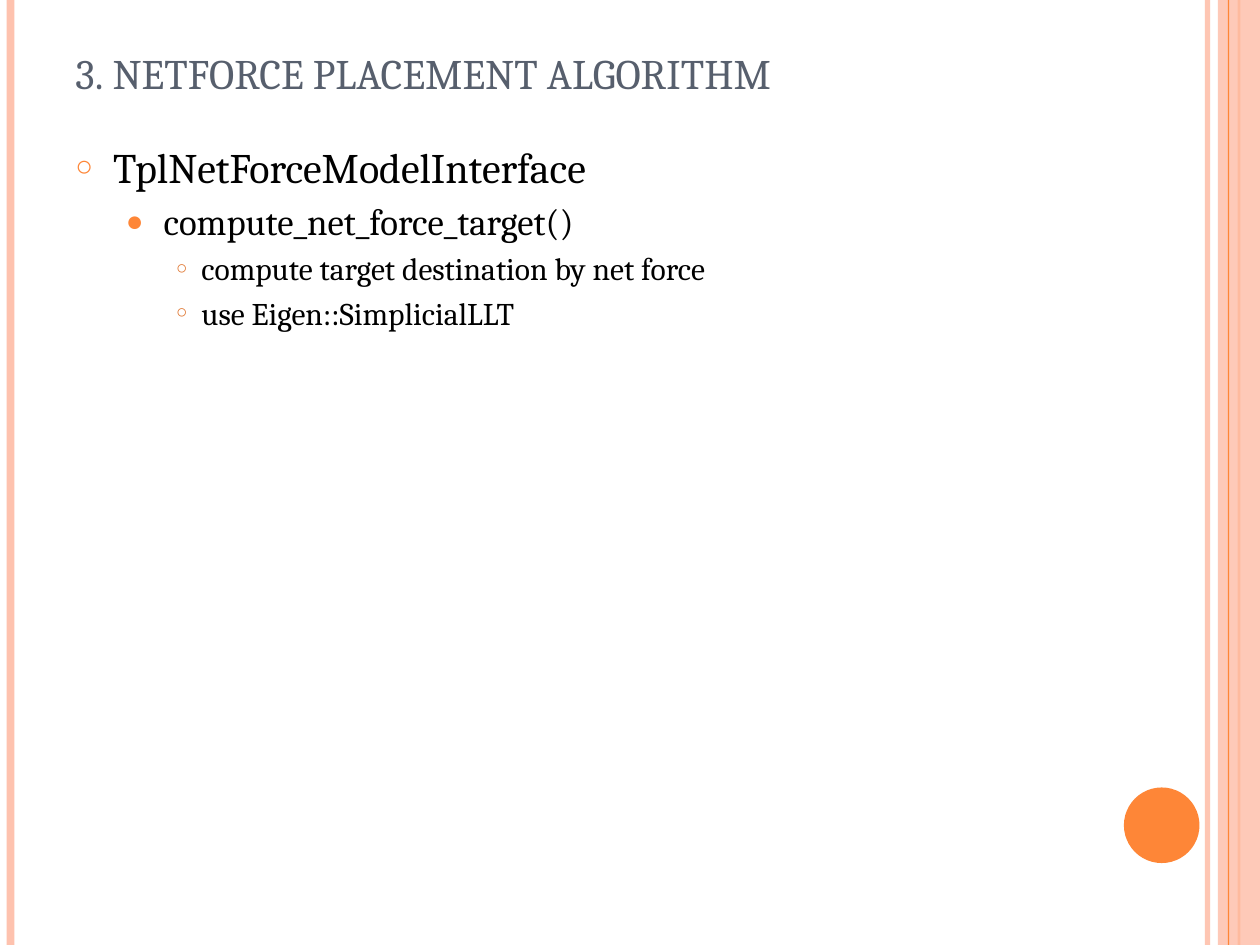
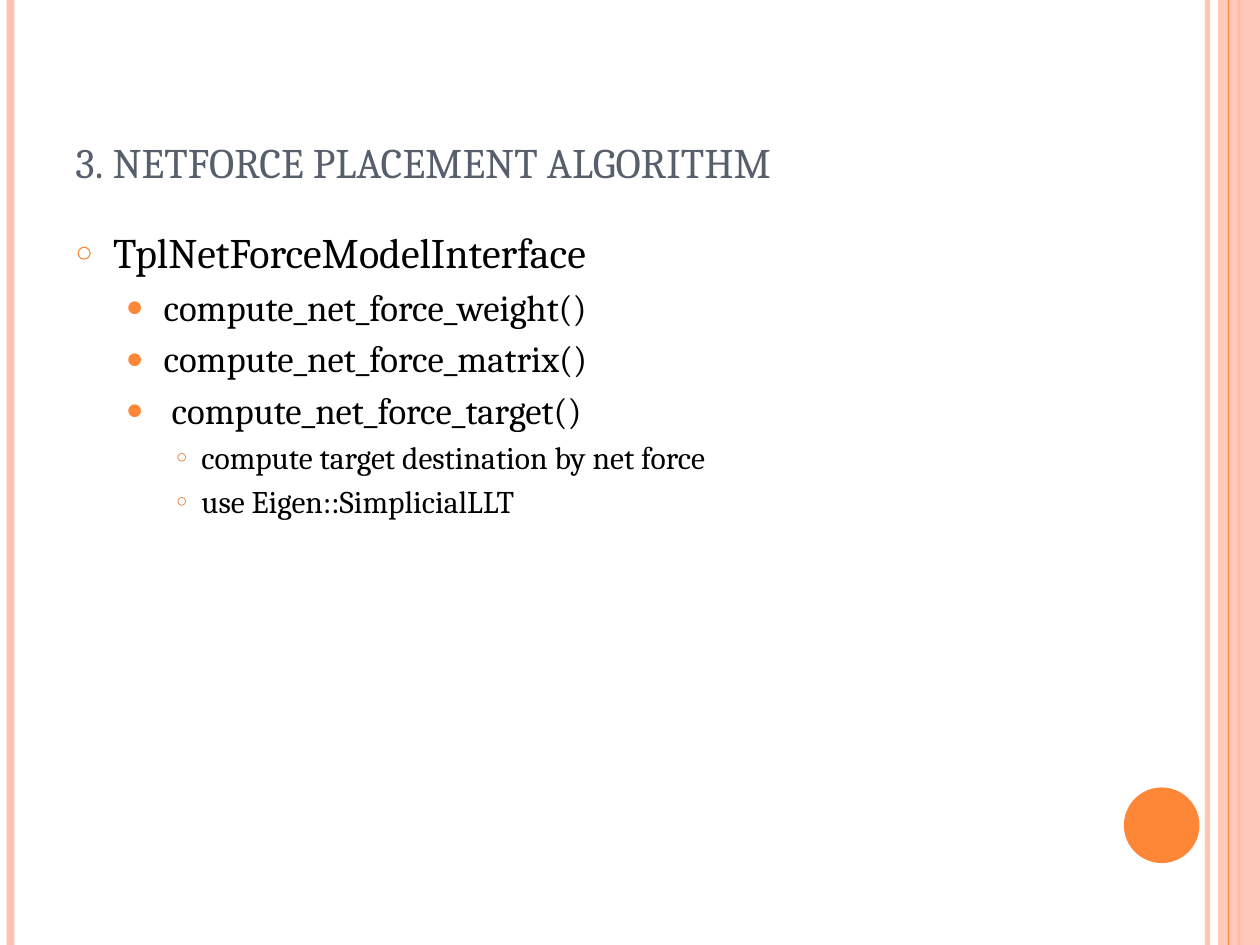
Before and after one commit to marcusgao94/TPL, a slide deck: slide 16 of doc/TPL.pptx (slide 9 before the commit). Drawn at 1260x945 pixels with LibreOffice and Linux fonts; fonts in the diff are those of the drawing. Boxes give left, top, right and bottom in pixels: in the first picture for what was removed or moved away, otherwise in the second. Text is boxed around its words. In the diff, an @@ line names an element or a change of style, - is before the commit and + after.

Commit message:
edit ppt

```diff
--- a/doc/TPL.pptx
+++ b/doc/TPL.pptx
@@ title "3. netforce placement algorithm": place and size @@
-title "3. netforce placement algorithm" at (75,60,771,90)
+title "3. netforce placement algorithm" at (75,149,771,179)
@@ text "TplNetForceModelInterface": place and size @@
-text "TplNetForceModelInterface" at (113,153,705,332)
+text "TplNetForceModelInterface" at (113,238,705,520)
@@ text at (164,295,587,380): paragraphs added @@
+  ● compute_net_force_weight()
+  ● compute_net_force_matrix()
```
Also in this commit, not shown: 11 slides added, 10 slides removed.
